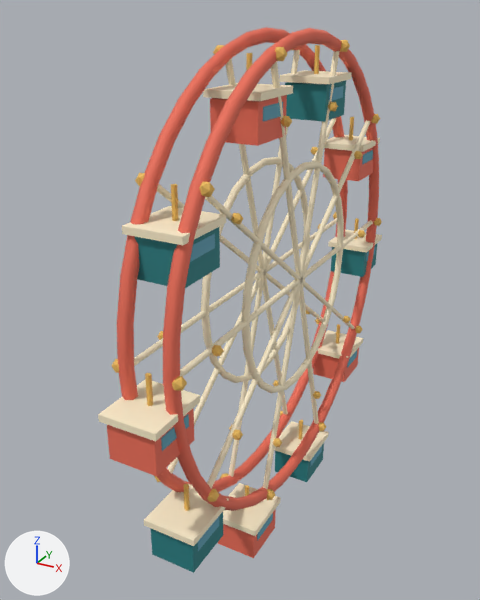
What one commit did to the glTF model games/brightway-park/public/art/models/ferris_rotor.glb.
The view is the same before and after, from a 50 mm camera at (5.18, -11.08, 4.83) aimed at (-0.7, -0.4, -0.52). The axes (+X, +Y, +Z) are drawn at lower left. The lights are the same throughout. The first picture is the older version. Where no turn or scale is listed for an object, it has been applied to the vertices.

The scene before the commit, as lines of its bpy script (objects in view):
```python
ob_cabin_0_0 = bpy.data.objects.new('Cabin_0_0', me_mesh_0)
ob_cabin_0_0.location = (0.0, -4.4, 0.0)
ob_cabin_1_0 = bpy.data.objects.new('Cabin_1_0', me_mesh_4)
ob_cabin_1_0.location = (0.0, -3.56, 2.59)
ob_cabin_2_0 = bpy.data.objects.new('Cabin_2_0', me_mesh_8)
ob_cabin_2_0.location = (0.0, -1.36, 4.18)
ob_cabin_2_1 = bpy.data.objects.new('Cabin_2_1', me_mesh_9)
ob_cabin_2_1.location = (0.0, -1.36, 4.18)
ob_cabin_3_0 = bpy.data.objects.new('Cabin_3_0', me_mesh_12)
ob_cabin_3_0.location = (0.0, 1.36, 4.18)
ob_cabin_4_0 = bpy.data.objects.new('Cabin_4_0', me_mesh_16)
ob_cabin_4_0.location = (0.0, 3.56, 2.59)
ob_cabin_6_0 = bpy.data.objects.new('Cabin_6_0', me_mesh_24)
ob_cabin_6_0.location = (0.0, 3.56, -2.59)
ob_cabin_9_0 = bpy.data.objects.new('Cabin_9_0', me_mesh_36)
ob_cabin_9_0.location = (0.0, -3.56, -2.59)
ob_ferris_rotor_2 = bpy.data.objects.new('ferris_rotor_2', me_mesh_42)
ob_ferris_rotor_2.location = (0.0, 0.0, 0.0)
# also in view: 'Cabin_3_2' at (0.0, 1.36, 3.61); 'Cabin_9_2' at (0.0, -3.56, -3.16); 'Cabin_2_2' at (0.0, -1.36, 3.61); 'Cabin_6_2' at (0.0, 3.56, -3.16); 'Cabin_3_1' at (0.0, 1.36, 3.2)
```
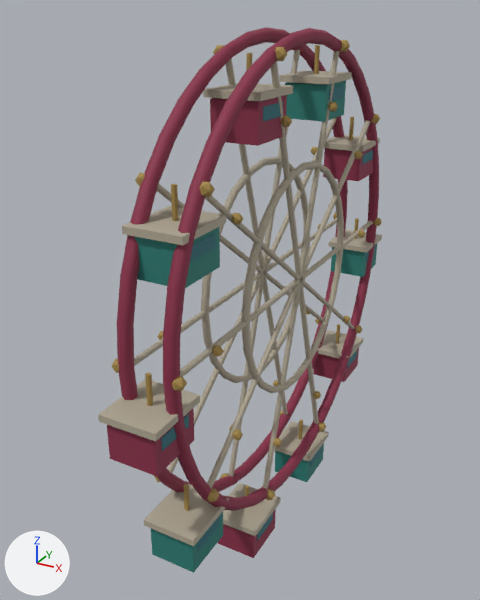
Boxes (x1, y1, x2, y2) around the edits, measured in the pictures (480 x 600 px):
'ferris_rotor_0', recoloured (darker)
    both: (117, 27, 379, 511)
'ferris_rotor_1', recoloured (darker)
    both: (134, 50, 373, 489)
'Cabin_0_2', recoloured (darker)
    both: (98, 379, 200, 441)
'Cabin_9_2', recoloured (darker)
    both: (144, 484, 229, 546)
'Cabin_0_1', recoloured (darker)
    both: (107, 409, 194, 476)
'Cabin_2_1', recoloured (darker)
    both: (210, 95, 287, 146)
'ferris_rotor_2', recoloured
    both: (112, 40, 382, 502)
'Cabin_1_2', recoloured (darker)
    both: (122, 206, 226, 245)
'Cabin_8_2', recoloured (darker)
    both: (223, 483, 281, 536)
'Cabin_4_1', recoloured (darker)
    both: (323, 148, 373, 181)
'Cabin_8_1', recoloured (darker)
    both: (218, 509, 276, 558)
'Cabin_7_2', recoloured (darker)
    both: (274, 421, 329, 462)
'Cabin_2_2', recoloured (darker)
    both: (203, 83, 293, 101)
'Cabin_3_2', recoloured (darker)
    both: (279, 70, 352, 84)
'Cabin_6_2', recoloured (darker)
    both: (317, 330, 363, 359)
'Cabin_6_1', recoloured (darker)
    both: (313, 348, 359, 382)
'Cabin_4_2', recoloured (darker)
    both: (324, 135, 380, 152)
'Cabin_5_2', recoloured (darker)
    both: (328, 229, 382, 253)
'Cabin_1_3', recoloured (cyan to dark cyan)
    both: (190, 234, 215, 262)
'Cabin_0_3', recoloured (cyan to dark cyan)
    both: (161, 414, 189, 451)
'Cabin_2_3', recoloured (cyan to dark cyan)
    both: (263, 102, 283, 121)
'Cabin_1_0', recoloured (orange to brown)
    both: (171, 184, 179, 221)
'Cabin_9_3', recoloured (cyan to dark cyan)
    both: (198, 517, 219, 551)
'Cabin_0_0', recoloured (orange to brown)
    both: (145, 373, 153, 406)
'Cabin_3_3', recoloured
    both: (329, 86, 344, 101)
'Cabin_3_0', recoloured
    both: (314, 45, 320, 74)
'Cabin_9_0', recoloured
    both: (183, 484, 190, 511)
'Cabin_8_3', recoloured
    both: (257, 513, 273, 541)
'Cabin_4_3', recoloured
    both: (362, 150, 373, 165)
'Cabin_4_0', recoloured
    both: (349, 117, 354, 140)
'Cabin_2_0', recoloured
    both: (246, 53, 252, 71)
'Cabin_7_3', recoloured
    both: (310, 446, 322, 467)
'Cabin_7_0', recoloured
    both: (298, 420, 303, 439)
'Cabin_6_0', recoloured
    both: (336, 324, 340, 344)
'Cabin_6_3', recoloured
    both: (347, 350, 357, 368)
'Cabin_5_0', recoloured
    both: (354, 218, 359, 239)
'Cabin_8_0', recoloured
    both: (245, 485, 249, 496)
'Cabin_5_3', recoloured
    both: (366, 246, 376, 262)

The change in detail:
Material 'Material_0' (mat_material_0) changes colour from orange #edbc5c to brown #a68a4a; in linear values from (0.847, 0.503, 0.107) to (0.381, 0.254, 0.0685).
Material 'Material_1' (mat_material_1) changes colour from red #ef7059 to red #8c2f4a; in linear values from (0.863, 0.162, 0.0999) to (0.262, 0.0284, 0.0685).
Material 'Material_2' (mat_material_2) changes colour from beige #fff1cf to grey #b1a895; in linear values from (1.0, 0.88, 0.624) to (0.44, 0.392, 0.301).
Material 'Material_3' (mat_material_3) changes colour from cyan #5fa3b8 to dark cyan #2f6f7a; in linear values from (0.114, 0.366, 0.479) to (0.0284, 0.159, 0.195).
